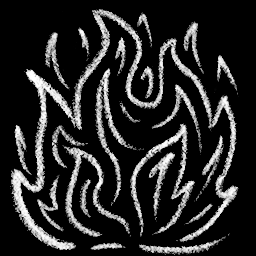
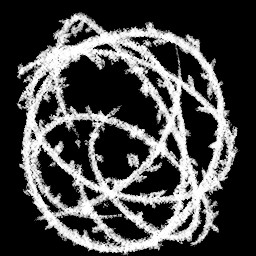
Revision of a layered 256 × 256 image; what changed, layer by layer:
added layer "tumbleweed" in group "sprites" over <box>16,11,240,256</box>
hid "fire" over <box>10,9,239,255</box>
